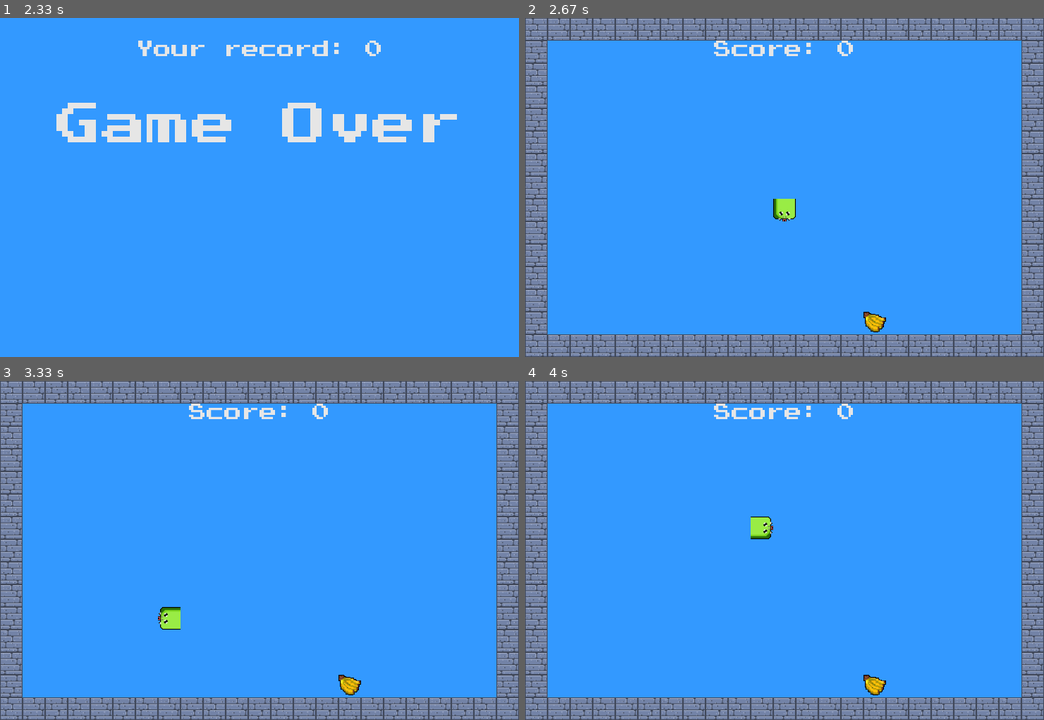
Above: before the commit, frames 1-4 (two rows, left to right).
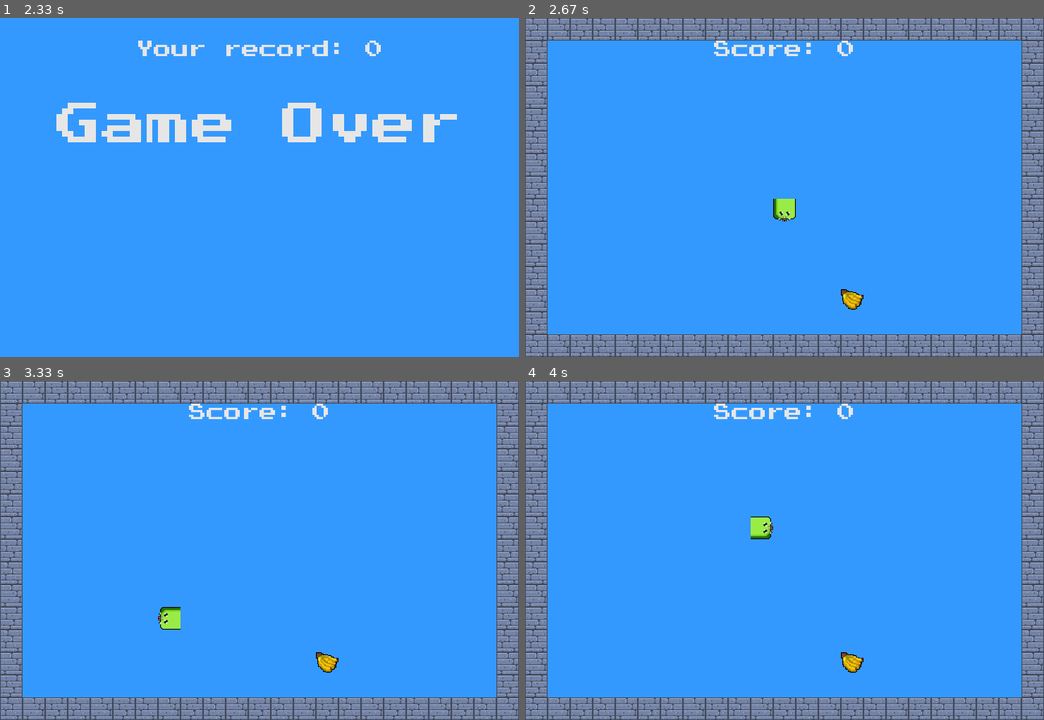
Above: after the commit, the same moments.

Repository: LUDUSLab/stem-games
Game: pygame game, started from natanael.lucena/snakepro/main.py
Two runs of this game, one before a commit and one after it. Both use one fixed random seed, a clock stepped at 60 frames per second and the inputs below.
Inputs:
- Up to frame 1 (2.33 s): hold D 0.33-0.8 s; hold W 0.83-1.13 s; hold D 1.17-1.63 s; hold A 1.67-2.2 s; tap E at 2.23 s
- Up to frame 2 (2.67 s): hold S from 2.57 s (still down)
- Up to frame 3 (3.33 s): release S at 2.87 s; hold A 2.9-3.3 s
- Up to frame 4 (4 s): hold W 3.33-3.7 s; hold D from 3.73 s (still down)

Frame 1 is identical in both runs. In frame 2, 0.4% of the frame differs, in the area x 60-70%, y 80-93%; in frame 3, 0.4%; in frame 4, 0.4%.

Commit message:
fix fruit spawning above the wall issue

Diff:
--- a/natanael.lucena/snakepro/fruit.py
+++ b/natanael.lucena/snakepro/fruit.py
@@ -15,8 +15,8 @@
 def random_fruit(body_pos):
     global general_fruit  # Fruit rectangle coordinates
     while True:
-        general_fruit.x = randrange(window[0] // snake.w) * snake.w
-        general_fruit.y = randrange(window[1] // snake.h) * snake.h
+        general_fruit.x = randrange(1, (window[0] // snake.w) - 1) * snake.w
+        general_fruit.y = randrange(1, (window[1] // snake.h) -1 ) * snake.h
         if not any(pos == (general_fruit.x, general_fruit.y) for pos in
                    body_pos):  # Checks if the fruit spawn position is not the same as the snake's body
             break
